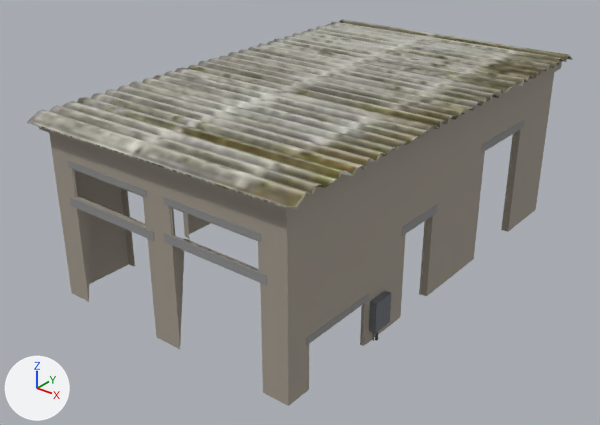
Two versions of the glTF model public/fps/br/models/garage.lod1.glb, one commit apart.
One viewpoint serves both versions: a 50 mm camera at (7.79, -10.48, 7.01) aimed at (-0.15, -0.55, 0.86). The axes (+X, +Y, +Z) are drawn at lower left. The lights are the same throughout. The picture after the commit comes second. Where no turn or scale is listed for an object, it has been applied to the vertices. Vertices at exactly the same position are counted once.

The first picture shows 'Box001_Material #2100603824_0', 'Box001_Material #2100603827_0'.
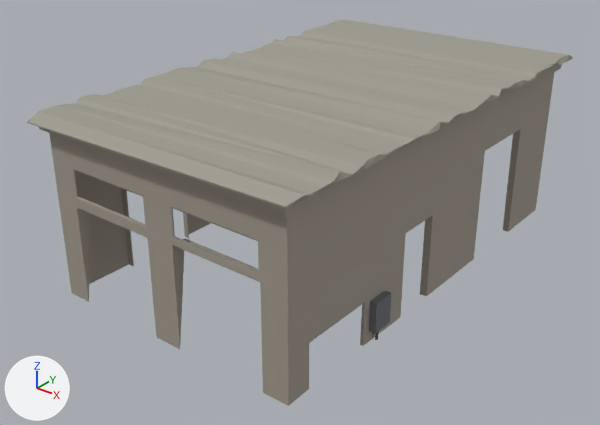
Where the newer file only moved an object's origin or applied its transform, the numbers keep the older frame.

Changed parts and their boxes (x1, y1, x2, y2) in the pictures (600 x 425 px):
'Box001_Material #2100603827_0', reshaped
    before: (39, 61, 562, 406)
    after: (27, 19, 573, 406)
'Box001_Material #2100603824_0', deleted
    before: (27, 19, 573, 209)
part 1 of me_box001_material__2100603827_0, added
    after: (27, 19, 573, 208)
part 2 of me_box001_material__2100603827_0, cut back
    before: (67, 120, 525, 405)
    after: (72, 133, 514, 405)

Patch to the scene script:
```diff
--- a/public/fps/br/models/garage.lod1.glb.py
+++ b/public/fps/br/models/garage.lod1.glb.py
@@ me_box001_material__2100603827_0 @@
 # used by ob_box001_material__2100603827_0; location = (-0.01, 0.0, 1.51)
-me_box001_material__2100603827_0.from_pydata(...)  # 346 vertices, 506 faces; spans x -2.37..2.37, y -3.89..3.89, z -1.51..1.51
+me_box001_material__2100603827_0.from_pydata(...)  # 399 vertices, 597 faces; spans x -2.52..2.55, y -4.0..4.0, z -1.51..1.6
+# me_box001_material__2100603827_0 part 1: a new loose piece of 132 vertices spanning x -2.52..2.55, y -4.0..4.0, z 1.4..1.6, in mat_flat
+# me_box001_material__2100603827_0 part 2
+# 120 vertices are removed from x -2.27..2.27, y -3.79..3.79, z -1.51..0.89
+# 357 faces are deleted
+# 28 vertices are added at x -2.3..2.34, y -1.86..1.87, z -1.51..-1.26
+# 169 new faces join them
+# other edits to the shape of me_box001_material__2100603827_0 do not show in these pictures
 me_box001_material__2100603827_0.materials.append(mat_flat)
@@ ob_box001_material__2100603824_0 @@
-ob_box001_material__2100603824_0 = bpy.data.objects.new('Box001_Material #2100603824_0', me_box001_material__2100603824_0)
-ob_box001_material__2100603824_0.location = (0.0, 0.0, 3.01)
```
